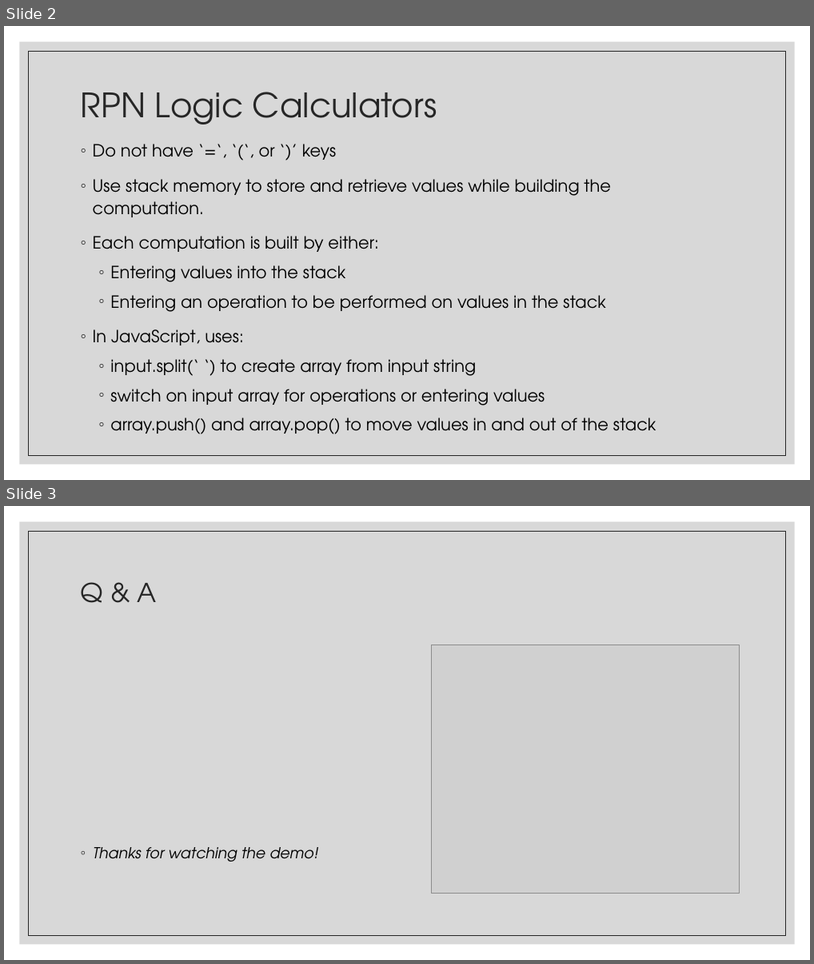
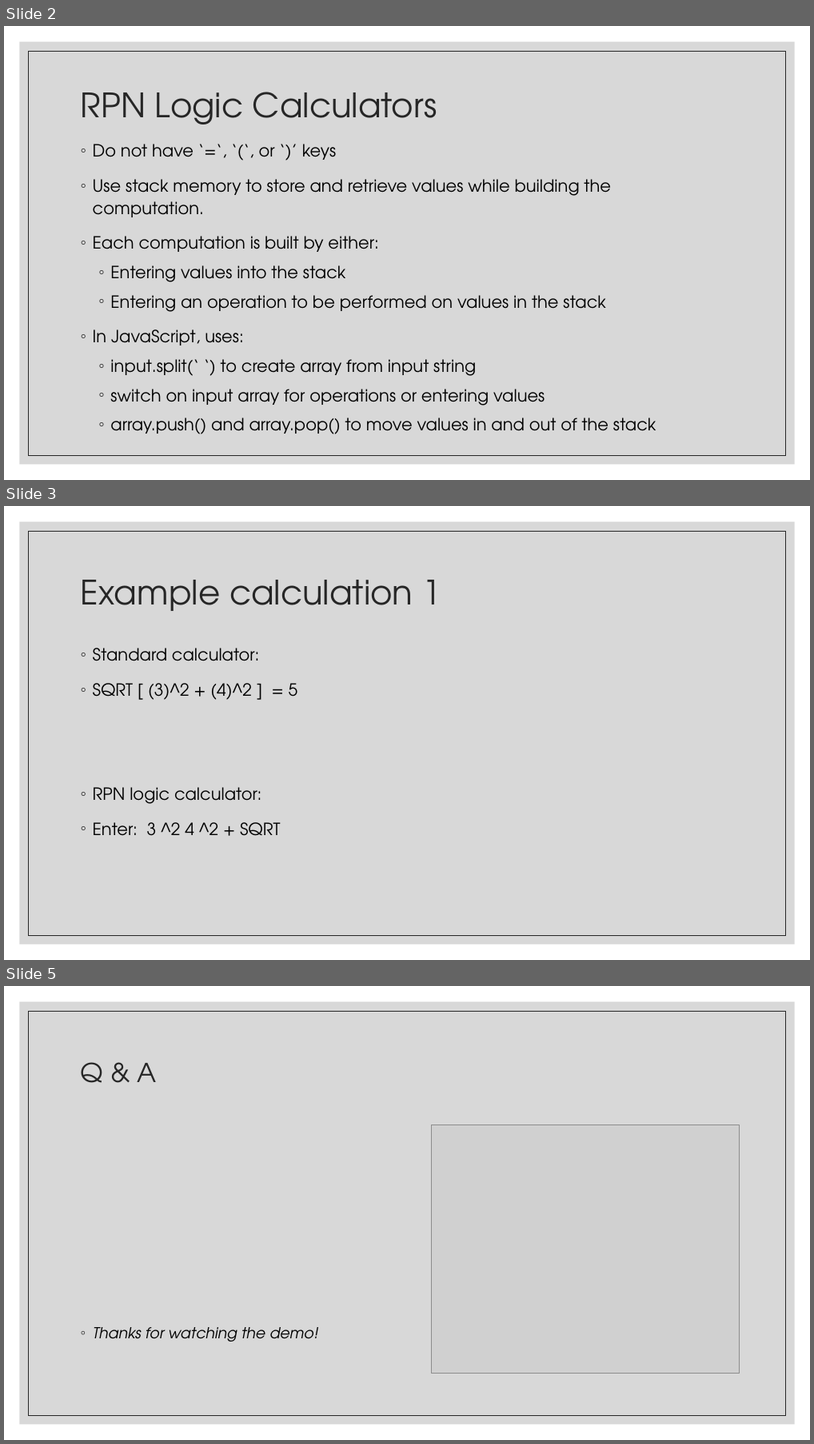
Before and after one commit to tammyhansen/calcRPNLogic, a slide deck: Final_Project.pptx. Shown one above the other, each under a label of ours: slides 2 and 3 before the commit, slides 2, 3 and 5 after it; the slides between them are not shown. The pictures are 814x964 and 814x1444 pixels, drawn with LibreOffice and Linux fonts; fonts in the diff are those of the drawing; grey boxes stand for pictures. Boxes give left, top, right and bottom in pixels: in the first picture for what was removed or moved away, otherwise in the second. Text is boxed around its words. In the diff, an @@ line names an element or a change of style, - is before the commit and + after.

```diff
--- a/Final_Project.pptx
+++ b/Final_Project.pptx
@@ slide 3 added at (4, 506, 810, 960), background #FFFFFF; not listed: 2 template elements that a slide beside it also shows @@
@@ title added at (81, 580, 441, 611), 40 pt, text #262626 @@
+Example calculation 1
@@ text added at (93, 648, 298, 836), 20 pt, text #000000 @@
+◦ Standard calculator:
+◦ SQRT [ (3)^2 + (4)^2 ] = 5
+◦ RPN logic calculator:
+◦ Enter: 3 ^2 4 ^2 + SQRT
@@ what was slide 3 is now slide 5 @@
```
Also in this commit, not shown: 1 other slide added.
